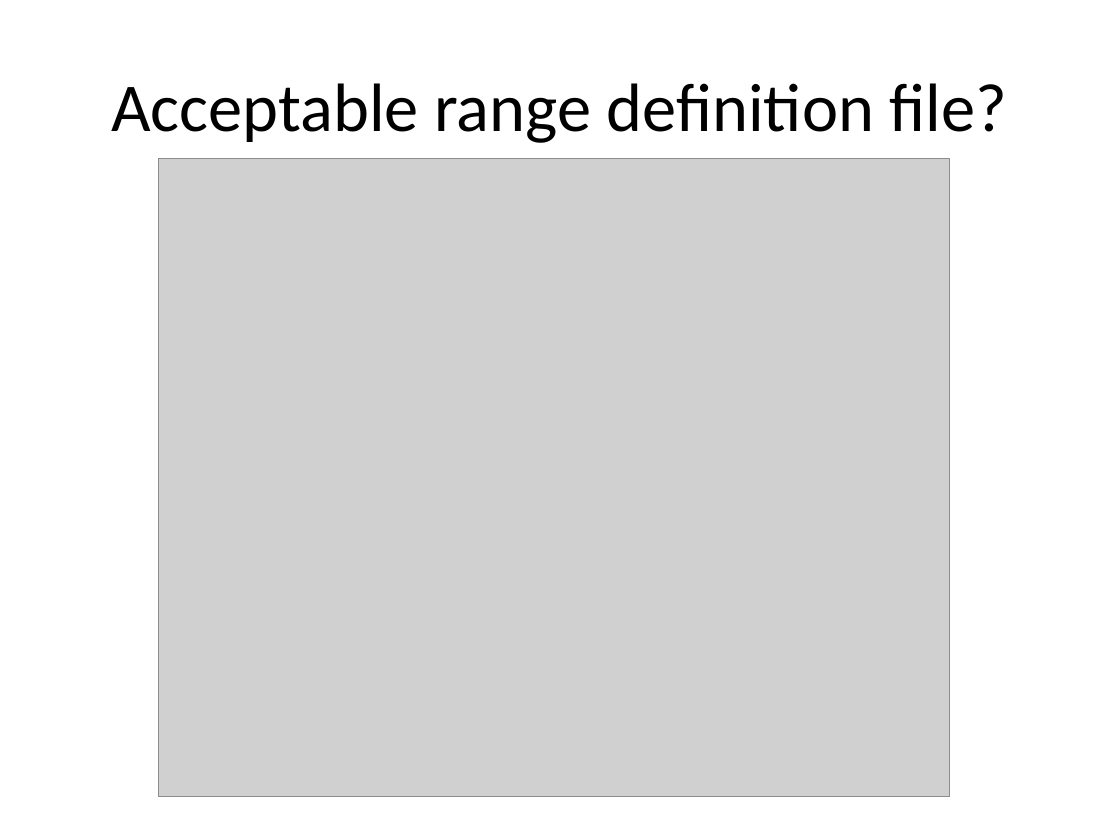
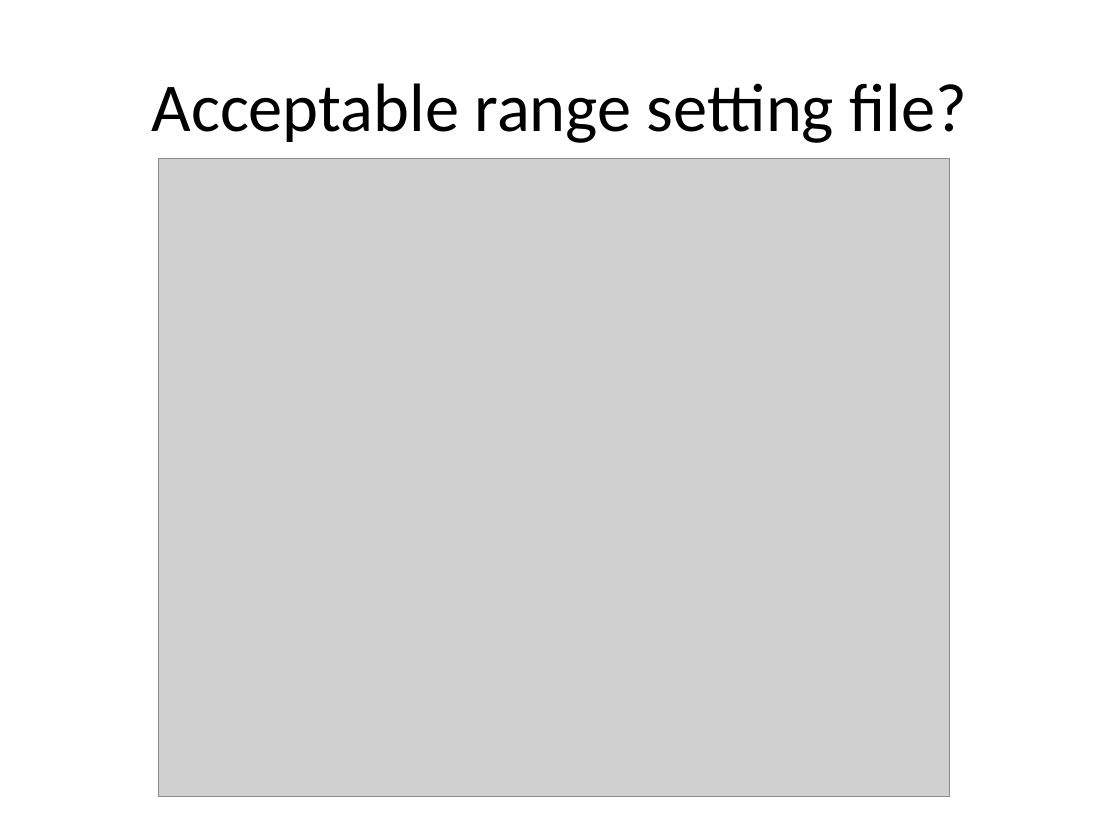
Before and after one commit to heejong/HostPC, a slide deck: slide 37 of Getting Started/GUI_design_OpenPET.pptx (slide 25 before the commit). Drawn at 1120x840 pixels with LibreOffice and Linux fonts; fonts in the diff are those of the drawing; grey boxes stand for pictures. Boxes give left, top, right and bottom in pixels: in the first picture for what was removed or moved away, otherwise in the second. Text is boxed around its words. In the diff, an @@ line names an element or a change of style, - is before the commit and + after.

```diff
--- a/Getting Started/GUI_design_OpenPET.pptx
+++ b/Getting Started/GUI_design_OpenPET.pptx
@@ title at box(152, 83, 968, 143): text changed @@
-Acceptable range definition file?
+Acceptable range setting file?
```
Also in this commit, not shown: 7 other slides changed, 15 slides added, 1 slide removed, 2 other files.
